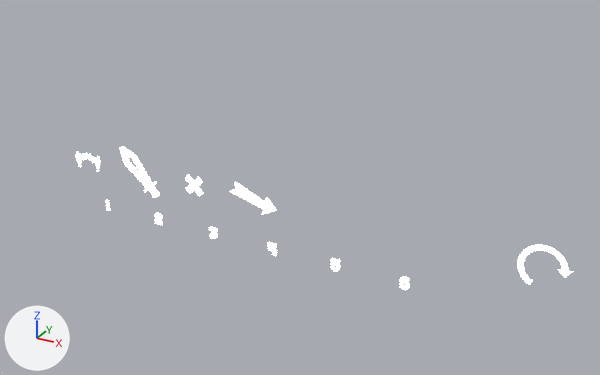
The FBX model Assets/Models/actions.fbx, before and after one commit.
Both versions are drawn from a 50 mm lens placed at (14.73, -15.2, 8.17), pointed at (6.22, 0.28, 0.43). Arrows for +X, +Y and +Z are at lower left; the lights stay in place. Where no turn or scale is listed for an object, it has been applied to the vertices. Vertices at the same position are counted once.

Objects in the first picture: 'A1_Damage', 'A3_Move', 'A4_Roll'.
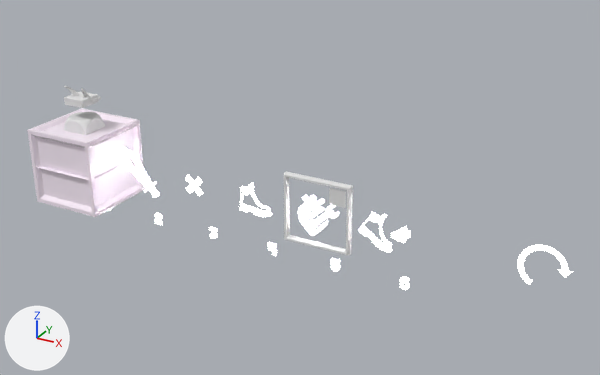
Pixel boxes [x1, y1, x2, y2] of what changed, in the pictures (600 x 375 px):
'Cube.005', added: after [27, 108, 145, 217]
'__Cadre', added: after [284, 171, 353, 256]
'A4_Heal', added: after [298, 195, 339, 236]
'A3_Move', reshaped (30% narrower, 6% taller): before [230, 182, 276, 214]; after [240, 183, 272, 217]
'Cube', added: after [64, 112, 105, 135]
'A5_Charge', added: after [358, 212, 411, 253]
'Cube.002', added: after [64, 91, 101, 108]
'foot.1.L', added: after [37, 156, 140, 180]

What the commit changed:
Material 'DicebotMetallic' (mat_dicebotmetallic) is new.
Its base color is (1.0, 0.888, 0.993) (white #fff2fe).
Its roughness is 0.0.
Material 'Material.011' (mat_material_011) is new.
Its base color is (1.0, 1.0, 1.0) (white #ffffff).
Its roughness is 0.0.
Its emission strength is 10.0.
Material 'Material.002' (mat_material_002) is new.
Its base color is (1.0, 1.0, 1.0) (white #ffffff).
Its roughness is 0.0.
Its emission strength is 10.0.
me_plane_005 is used by ob_a3_move; location (5.1, 0.0, 0.0).
me_plane_005 had 30 vertices, 28 faces and spanned x -0.628..0.606, y -0.023..0.069, z -0.33..0.324.
me_plane_005 now has 146 vertices, 144 faces and spans x -0.373..0.493, y -0.023..0.069, z -0.396..0.397.
me_plane_005 part 1: the whole mesh is rebuilt.
Mesh me_cube_012 is new.
It has 5090 vertices, 5088 faces and spans x -0.381..0.381, y -0.381..0.381, z -0.381..0.381.
Mesh me_plane_009 is new.
It has 34 vertices, 31 faces and spans x -0.85..0.85, y -0.04..0.1, z -0.85..0.85.
Mesh me_cube_002 is new.
It has 56 vertices, 54 faces and spans x -1.0..1.0, y -1.0..1.0, z -1.0..1.0.
It uses material mat_dicebotmetallic (white #fff2fe).
Mesh me_cube_013 is new.
It has 84 vertices, 93 faces and spans x -0.34..0.34, y -0.303..0.35, z -0.098..0.098.
Mesh me_cube_003 is new.
It has 100 vertices, 95 faces and spans x -1.0..1.0, y -1.0..1.0, z 0.0..0.14.
It uses material mat_dicebotmetallic (white #fff2fe).
Mesh me_plane_011 is new.
It has 290 vertices, 287 faces and spans x -0.467..0.539, y -0.024..0.07, z -0.569..0.413.
It uses material mat_material_011 (white #ffffff).
Mesh me_plane_010 is new.
It has 164 vertices, 159 faces and spans x -0.646..0.56, y -0.024..0.07, z -0.519..0.359.
It uses material mat_material_002 (white #ffffff).
Object 'Cube' (ob_cube) is new; it shows me_cube_012.
Its location is (0.0, 0.0, 0.86).
Object '__Cadre' (ob_cadre) is new; it shows me_plane_009.
Its location is (6.8, 0.0, 0.0).
Object 'Cube.005' (ob_cube_005) is new; it shows me_cube_002.
Its location is (0.0, 0.0, 0.0).
Object 'Cube.002' (ob_cube_002) is new; it shows me_cube_013.
Its location is (0.0, 0.0, 1.68).
Object 'foot.1.L' (ob_foot_1_l) is new; it shows me_cube_003.
Its location is (0.0, 0.0, 0.0).
Object 'A4_Heal' (ob_a4_heal) is new; it shows me_plane_011.
Its location is (6.8, 0.0, 0.0).
Object 'A5_Charge' (ob_a5_charge) is new; it shows me_plane_010.
Its location is (8.5, 0.0, 0.0).
